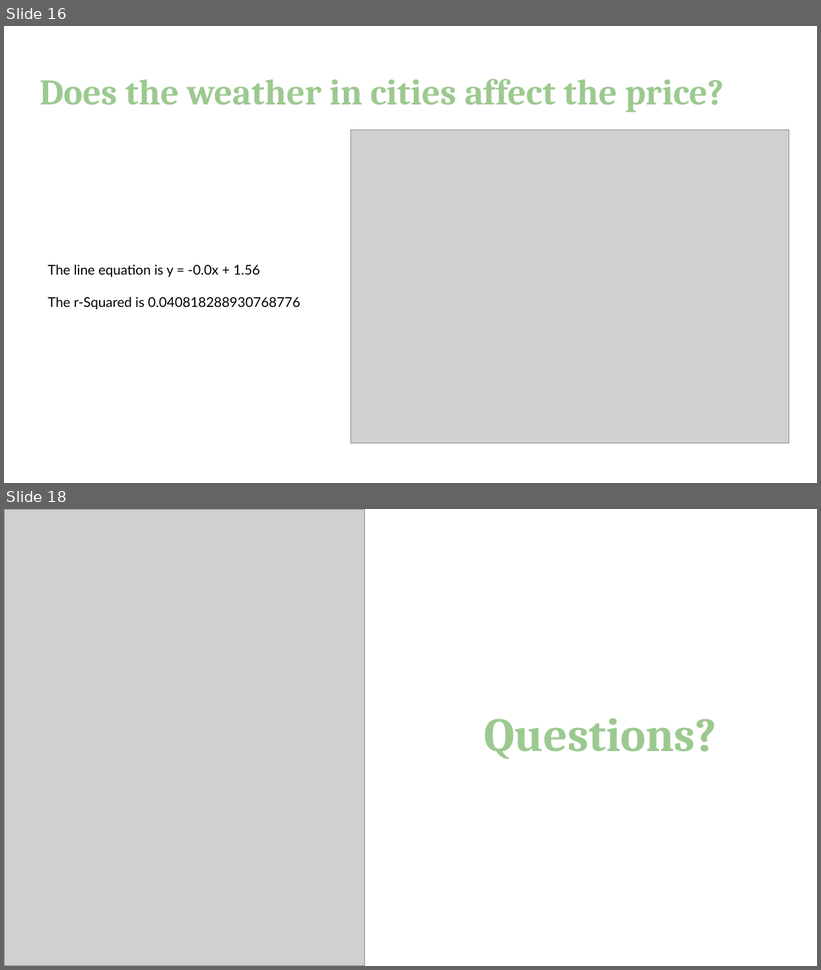
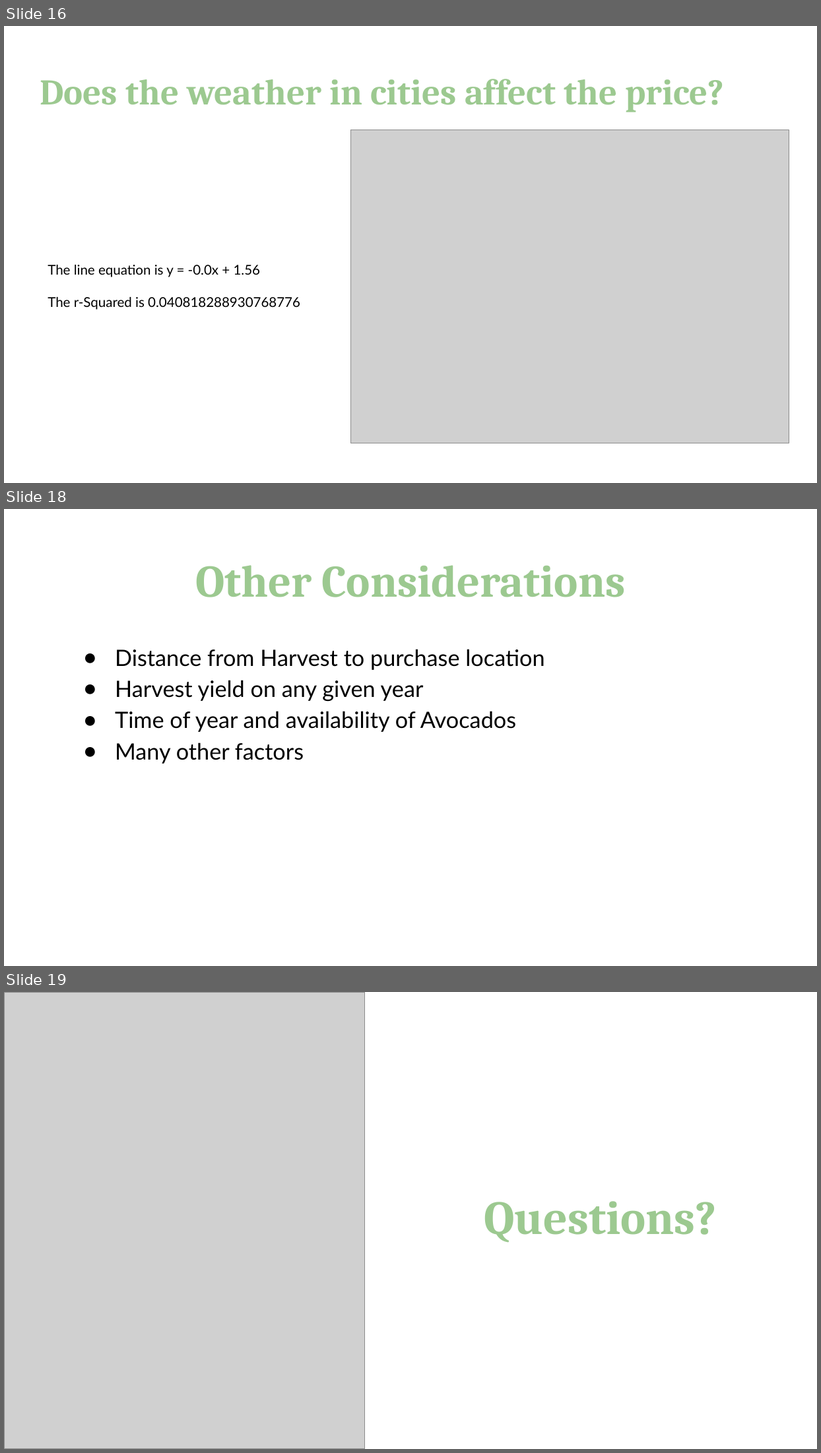
Before and after one commit to lauragtz/project_one, a slide deck: Avocado Presentation.pptx. Shown one above the other, each under a label of ours: slides 16 and 18 before the commit, slides 16, 18 and 19 after it; the slides between them are not shown. The pictures are 821x970 and 821x1453 pixels, drawn with LibreOffice and Linux fonts; fonts in the diff are those of the drawing; grey boxes stand for pictures. Boxes give left, top, right and bottom in pixels: in the first picture for what was removed or moved away, otherwise in the second. Text is boxed around its words. In the diff, an @@ line names an element or a change of style, - is before the commit and + after.

```diff
--- a/Avocado Presentation.pptx
+++ b/Avocado Presentation.pptx
@@ slide 18 added at box(4, 509, 817, 966), background #FFFFFF @@
@@ title added at box(195, 565, 626, 597), 40 pt, text #9CC990, bold @@
+Other Considerations
@@ text added at box(115, 649, 545, 764), 20 pt, text #000000 @@
+● Distance from Harvest to purchase location
+● Harvest yield on any given year
+● Time of year and availability of Avocados
+● Many other factors
@@ what was slide 18 is now slide 19 @@
```
Also in this commit, not shown: 7 slides changed, 8 other files.
